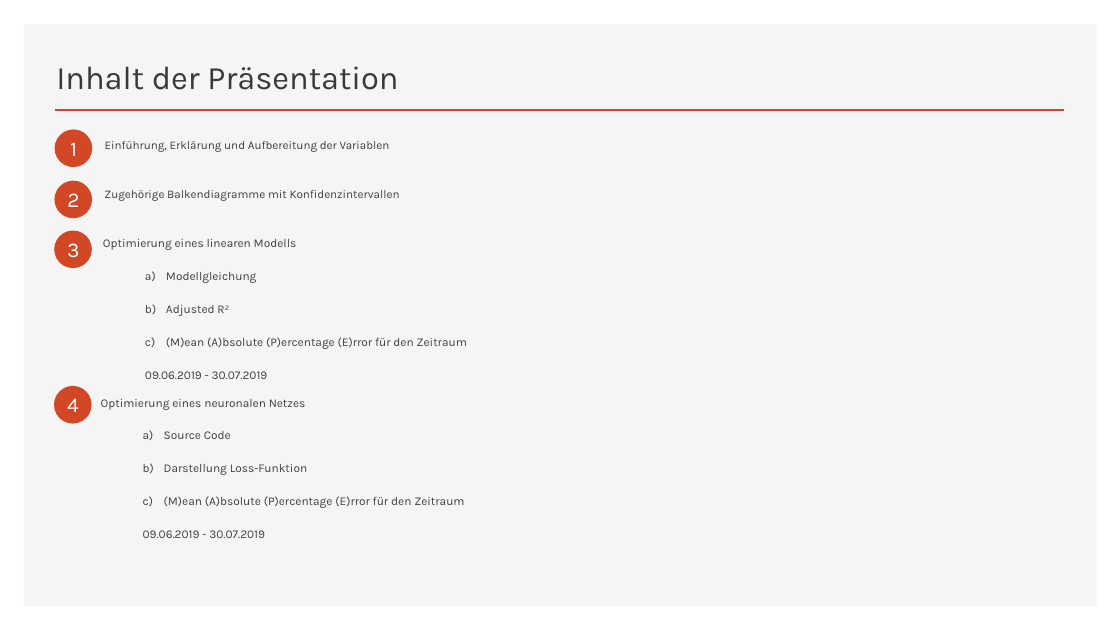
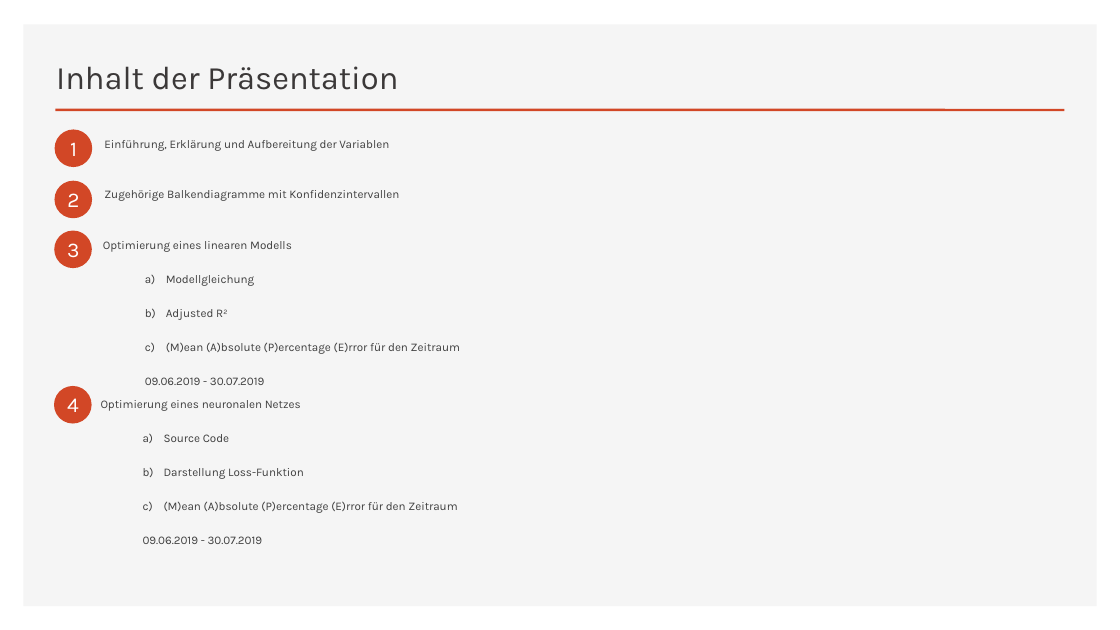
Before and after one commit to annapuu/gruppe3, a slide deck: slide 2 of 4_Presentation/Präsentation_final.pptx. Drawn at 1120x630 pixels with LibreOffice and Linux fonts; fonts in the diff are those of the drawing. Boxes give left, top, right and bottom in pixels: in the first picture for what was removed or moved away, otherwise in the second. Text is boxed around its words. In the diff, an @@ line names an element or a change of style, - is before the commit and + after.

```diff
--- a/4_Presentation/Präsentation_final.pptx
+++ b/4_Presentation/Präsentation_final.pptx
@@ text "Optimierung eines linearen Modells" at (x1=103, y1=241, x2=460, y2=385): size 10.2 to 10 pt; line spacing 1 to 1.1; list level 2 to 1 in "09.06.2019 - 30.07.2019" @@
@@ text "Optimierung eines neuronalen Netzes" at (x1=101, y1=400, x2=457, y2=544): size 10.2 to 10 pt; line spacing 1 to 1.1; list level 2 to 1 in "09.06.2019 - 30.07.2019" @@
```
Also in this commit, not shown: 3 other slides changed.
